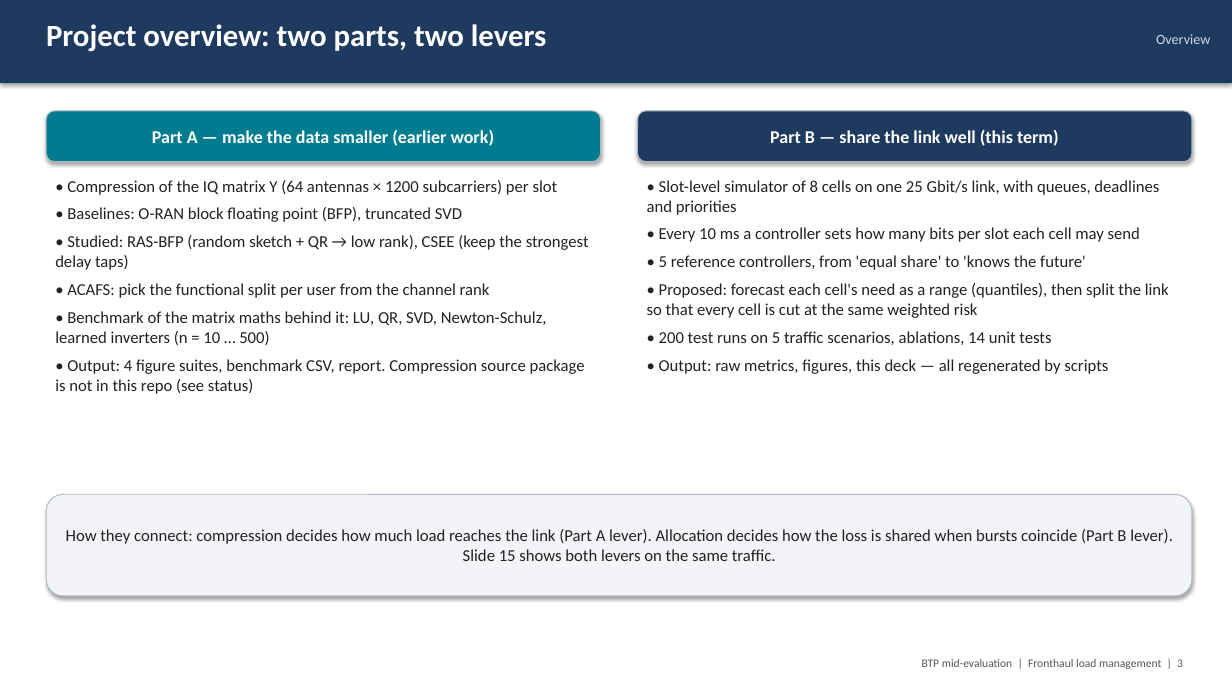
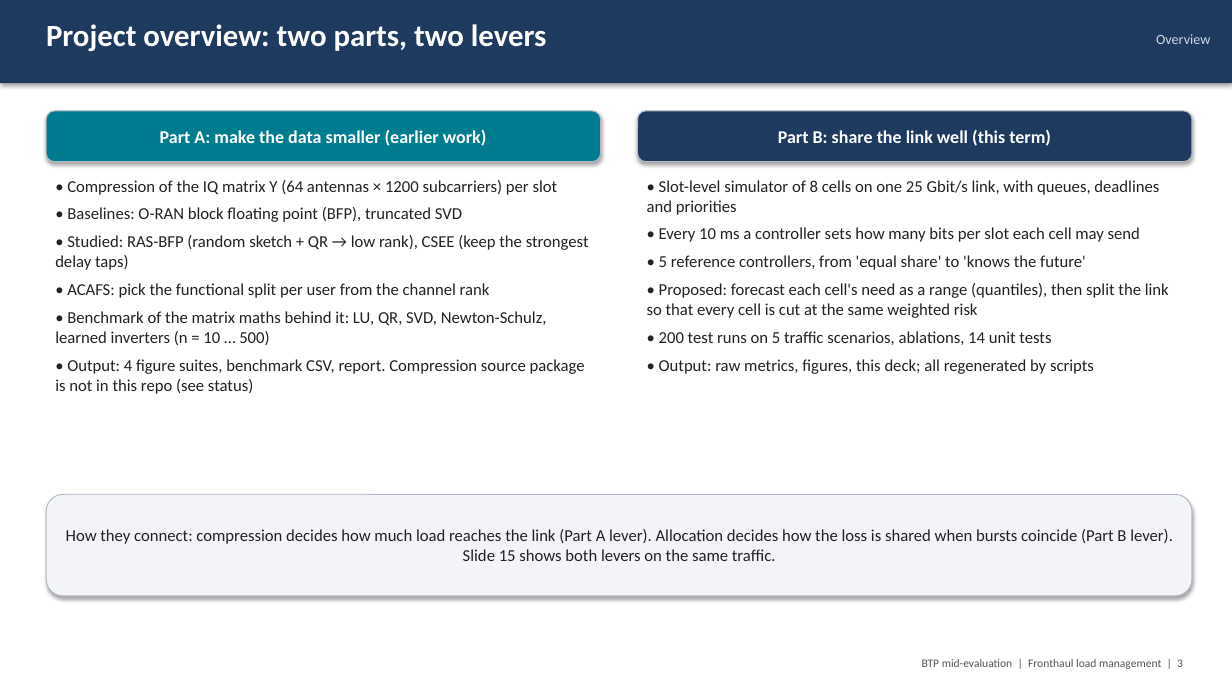
Before and after one commit to Harshvardhan-To1/BTP, a slide deck: slide 3 of docs/fhlm/BTP_midterm_fronthaul_load_management.pptx. Drawn at 1232x693 pixels with LibreOffice and Linux fonts; fonts in the diff are those of the drawing. Boxes give left, top, right and bottom in pixels: in the first picture for what was removed or moved away, otherwise in the second. Text is boxed around its words. In the diff, an @@ line names an element or a change of style, - is before the commit and + after.

```diff
--- a/docs/fhlm/BTP_midterm_fronthaul_load_management.pptx
+++ b/docs/fhlm/BTP_midterm_fronthaul_load_management.pptx
@@ text in rounded rectangle at <box>160,130,487,146</box>: text changed @@
-Part A — make the data smaller (earlier work)
+Part A: make the data smaller (earlier work)
@@ text in rounded rectangle at <box>778,130,1051,146</box>: text changed @@
-Part B — share the link well (this term)
+Part B: share the link well (this term)
@@ text at <box>659,359,1094,374</box>: text changed @@
-• Output: raw metrics, figures, this deck — all regenerated by scripts
+• Output: raw metrics, figures, this deck; all regenerated by scripts
```
Also in this commit, not shown: 19 other slides changed, 22 other files.
